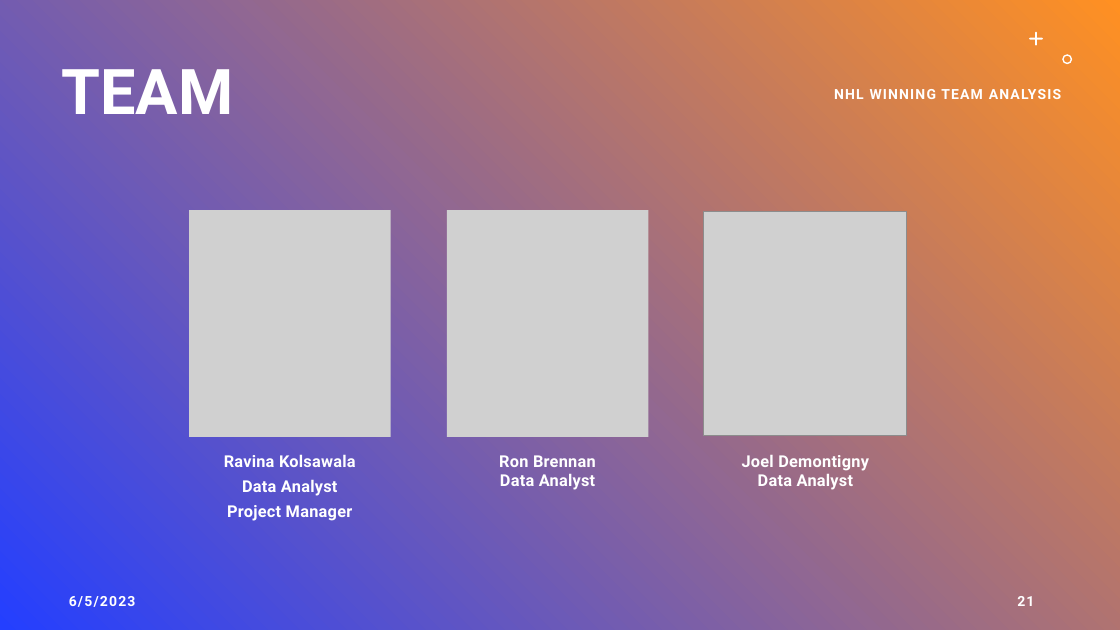
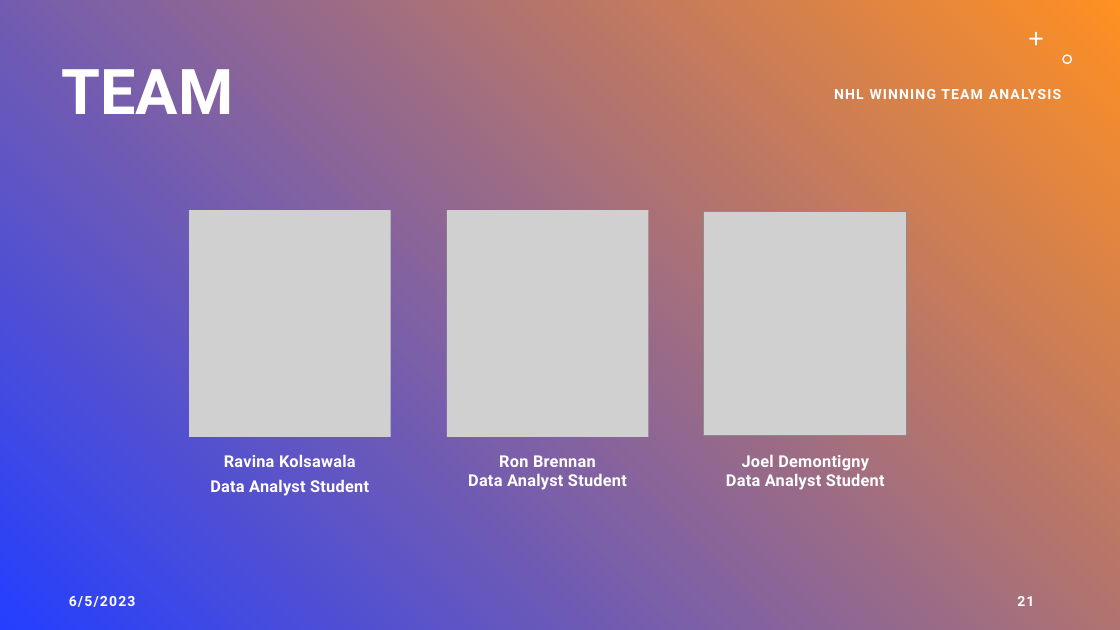
Before and after one commit to rbrennan55/project-sports-analytics-NHL, a slide deck: slide 21 of project-1-nhl.pptx. Drawn at 1120x630 pixels with LibreOffice and Linux fonts; fonts in the diff are those of the drawing; grey boxes stand for pictures. Boxes give left, top, right and bottom in pixels: in the first picture for what was removed or moved away, otherwise in the second. Text is boxed around its words. In the diff, an @@ line names an element or a change of style, - is before the commit and + after.

```diff
--- a/project-1-nhl.pptx
+++ b/project-1-nhl.pptx
@@ text at (210,479,369,496): text changed @@
-Data Analyst
-Project Manager
+Data Analyst Student
@@ text at (468,455,627,490): text changed @@
-Ron Brennan
-Data Analyst
+Ron Brennan
+Data Analyst Student
@@ text at (726,455,885,490): text changed @@
-Joel Demontigny
-Data Analyst
+Joel Demontigny
+Data Analyst Student
```
